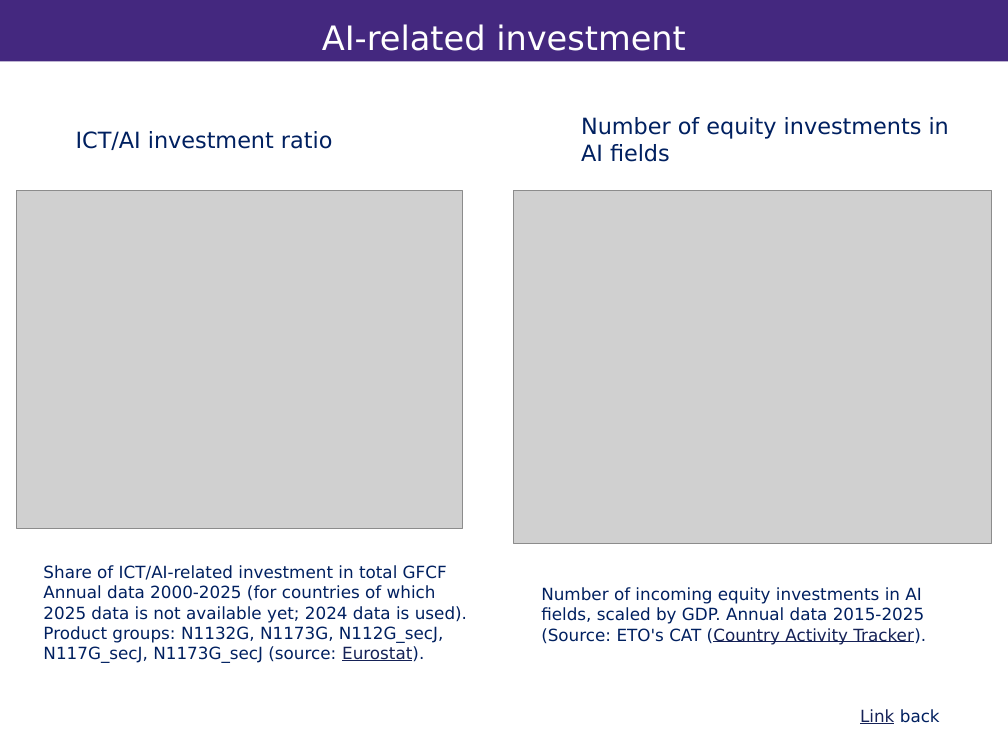
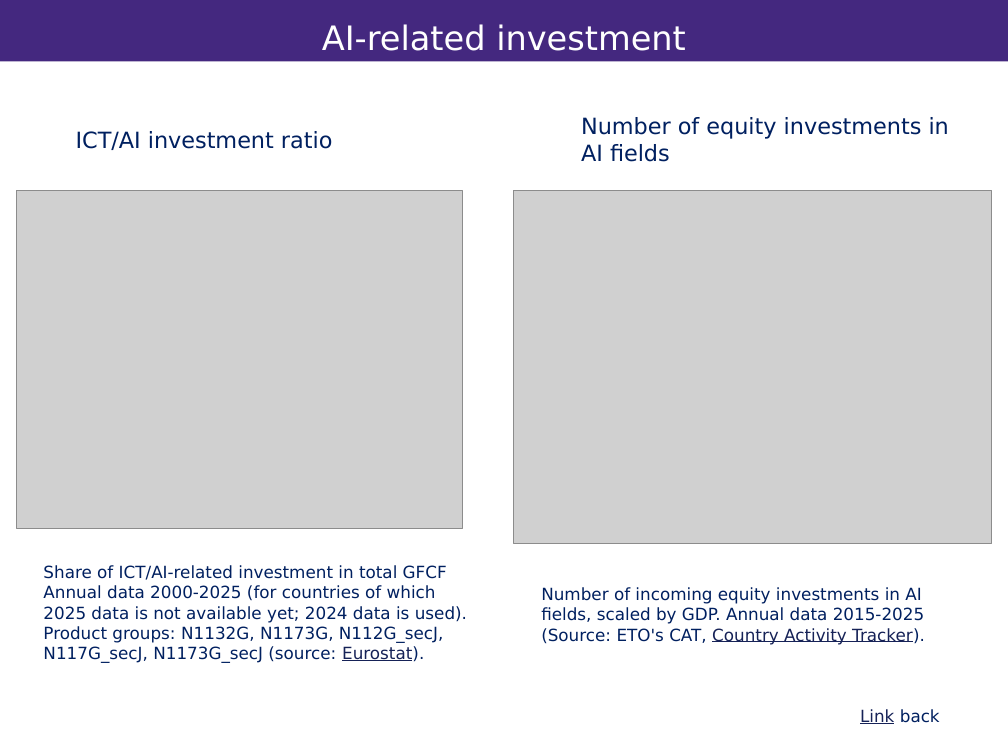
Before and after one commit to vandenEnd/scripts, a slide deck: slide 13 of Resilience.pptx. Drawn at 1008x756 pixels with LibreOffice and Linux fonts; fonts in the diff are those of the drawing; grey boxes stand for pictures; background and template pictures are left out. Boxes give left, top, right and bottom in pixels: in the first picture for what was removed or moved away, otherwise in the second. Text is boxed around its words. In the diff, an @@ line names an element or a change of style, - is before the commit and + after.

```diff
--- a/Resilience.pptx
+++ b/Resilience.pptx
@@ text at [541,587,925,645]: text changed @@
-Number of incoming equity investments in AI fields, scaled by GDP. Annual data 2015-2025 (Source: ETO's CAT (Country Activity Tracker).
+Number of incoming equity investments in AI fields, scaled by GDP. Annual data 2015-2025 (Source: ETO's CAT, Country Activity Tracker).
```
Also in this commit, not shown: 6 other slides changed.
